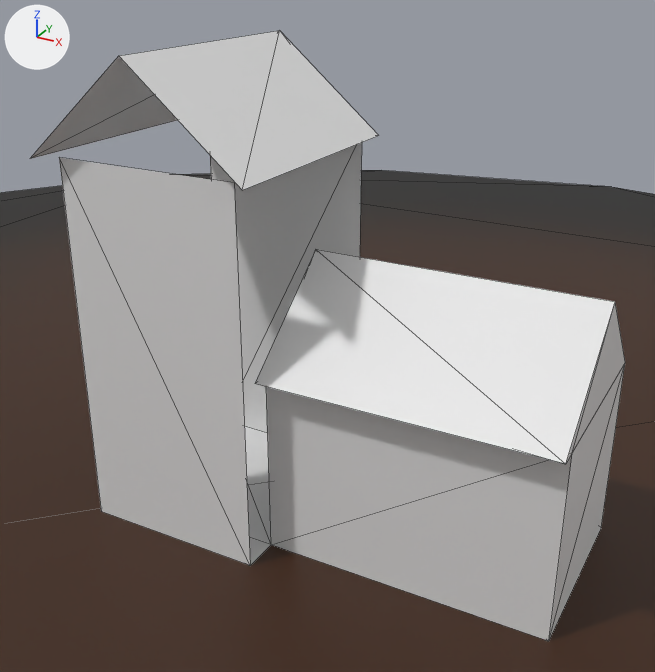
One commit to the glTF model assets/dollhouse.gltf: the scene before it, then after it.
Camera for both pictures: a 50 mm camera at (4.69, -8.05, 5.9) aimed at (0.62, -0.65, 2.2). Every picture has the same lights, and +X, +Y and +Z are marked at upper left. Mesh edges are drawn as thin lines. Where no turn or scale is listed for an object, it has been applied to the vertices. Vertices at the same position are counted once.
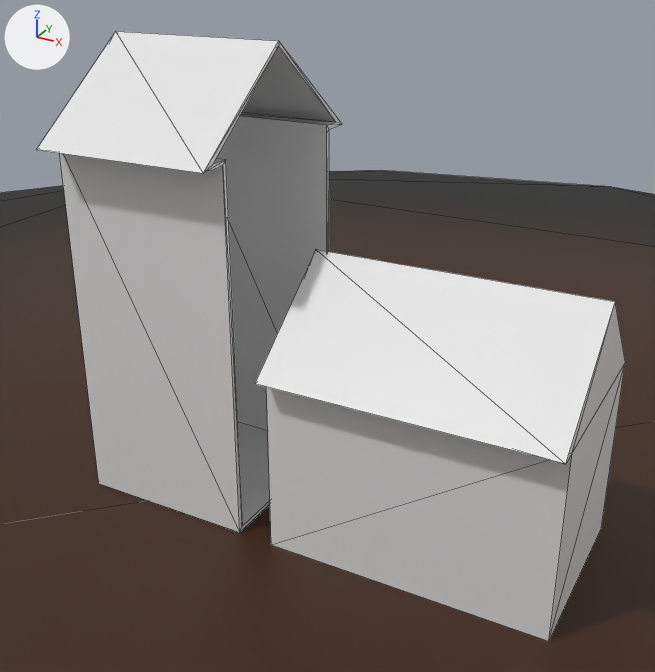
Commit message: Updates to dollhouse model Added initial input

Boxes (x1, y1, x2, y2) around the edits, measured in the pictures (655 x 672 px):
'Cube', reshaped (38% narrower, 36% shorter)
    before: (30, 31, 625, 641)
    after: (255, 250, 625, 641)
'Cube.001', added
    after: (37, 31, 342, 532)
part 1 of me_cube, deleted
    before: (30, 31, 379, 566)

The change, as a list of edits to the scene's bpy script:
```text
Change me_cube:
    used by ob_cube; location = (-0.67, -0.36, 0.99)
    remove me_cube.from_pydata(...)  # 26 vertices, 35 faces; spans x -1.2..4.0, y -1.58..1.0, z -1.0..4.0
    add me_cube.from_pydata(...)  # 11 vertices, 14 faces; spans x 1.0..4.0, y -1.2..1.0, z -1.0..2.0
    me_cube part 1
    15 vertices are removed from x -1.2..1.2, y -1.58..1.0, z -1.0..4.0
    21 faces are deleted
Add me_cube_001:
    me_cube_001.from_pydata(...)  # 28 vertices, 52 faces; spans x -1.0..1.0, y -1.3..1.3, z -1.0..4.0
Add ob_cube_001:
    ob_cube_001 = bpy.data.objects.new('Cube.001', me_cube_001)
    ob_cube_001.location = (-1.07, -0.35, 1.0)
```
